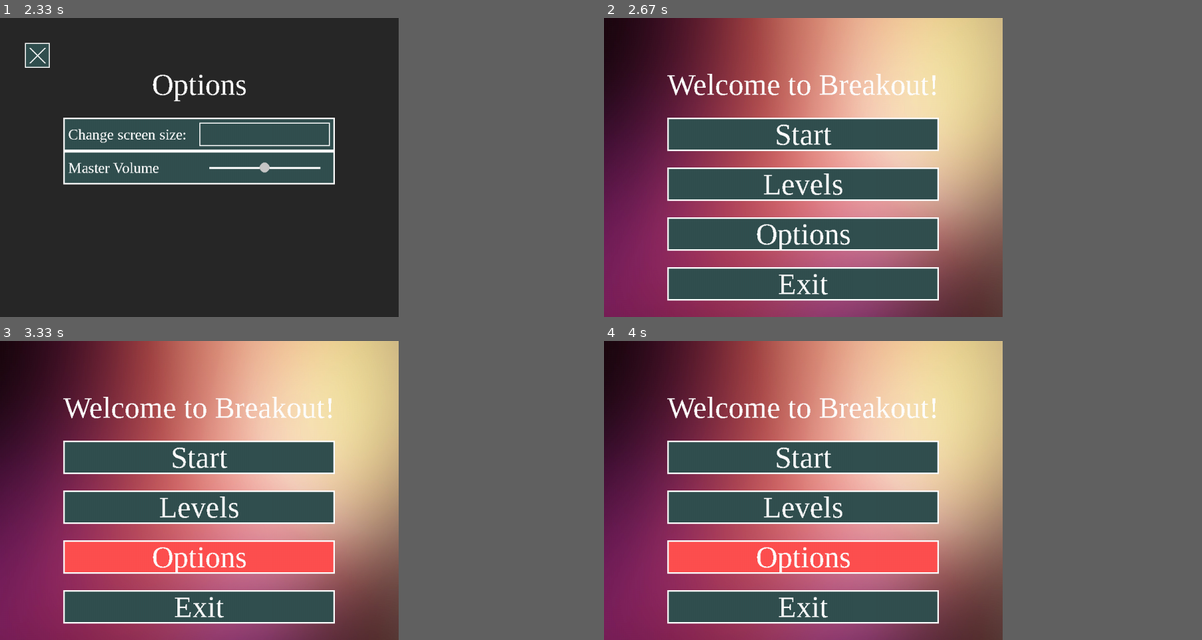
Above: before the commit, frames 1-4 (two rows, left to right).
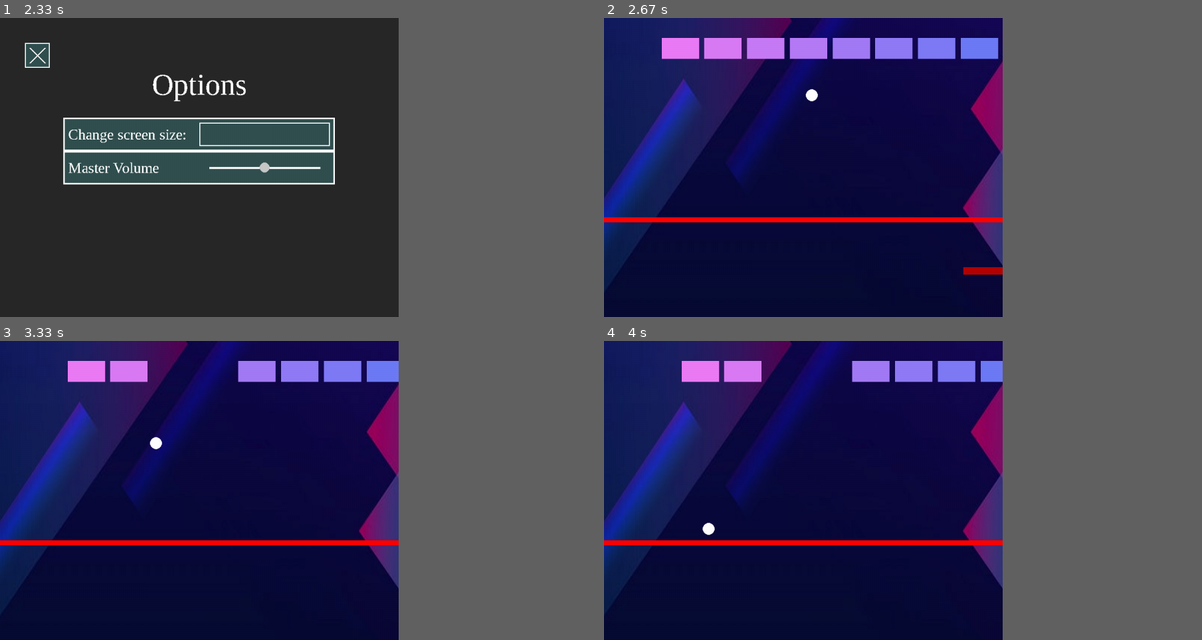
Above: after the commit, the same moments.

Repository: Kevin333221/INF-1400
Game: pygame game, started from Main.py
The game is run twice, just before and just after one commit, with the same random seed, the same clock (stepped at 60 frames per second) and the same inputs.
Inputs (mouse positions are in pixels of both pictures, inside the frame that each line leads up to):
- Up to frame 1 (2.33 s): click "Start" at 0.38 s; tap Space at 0.67, 1.07, 1.37 s; hold Esc 1-1.47 s; hold Right 1-1.47 s; click "Options" at 1.55 s; click (364, 134) at 2.05 s
- Up to frame 2 (2.67 s): click (639, 53) at 2.38 s
- Up to frame 3 (3.33 s): hold Right 2.67-3.13 s; move the mouse to (179, 568) at 2.7 s; tap Space at 2.73, 3.03, 3.23 s; hold Right from 3.17 s (still down)
- Up to frame 4 (4 s): tap Space at 3.53 s; release Right at 3.63 s

Frame 1 is identical in both runs. In frame 2, 67% of the frame differs, in the area x 0-67%, y 0-100%; in frame 3, 67%; in frame 4, 67%.

Commit message:
Better Optino

Diff:
--- a/Main.py
+++ b/Main.py
@@ -333,7 +333,6 @@
                     sys.exit()
                 if event.type == pygame.KEYUP:
                     if event.key == pygame.K_ESCAPE:
-                        level1_start = False
                         exit_menu()
             pygame.display.update()
         pygame.display.update()
@@ -465,10 +464,7 @@
             pygame.draw.rect(screen, (60, 255, 255), (screen_w/3 + 40, screen_h/4 + 40 + block_height,  screen_w/3 - 80, block_height - 20), 2)
             if mouse_pressed[0]:
                 pygame.mouse.set_pos(screen_w/2, screen_h/4)
-                level1_init = False
-                level2_init = False
-                levels_init = False
-                options_init = True
+                options()
                 runs = False
         else:
             pygame.draw.rect(screen, (100, 100, 100), (screen_w/3 + 40, screen_h/4 + 40 + block_height,  screen_w/3 - 80, block_height - 20), 2)
@@ -520,7 +516,8 @@
     global screen_w
     global screen_h
     global clock_tick
-    global options_init
+
+    options_init = True
 
     screen_size = False
 
